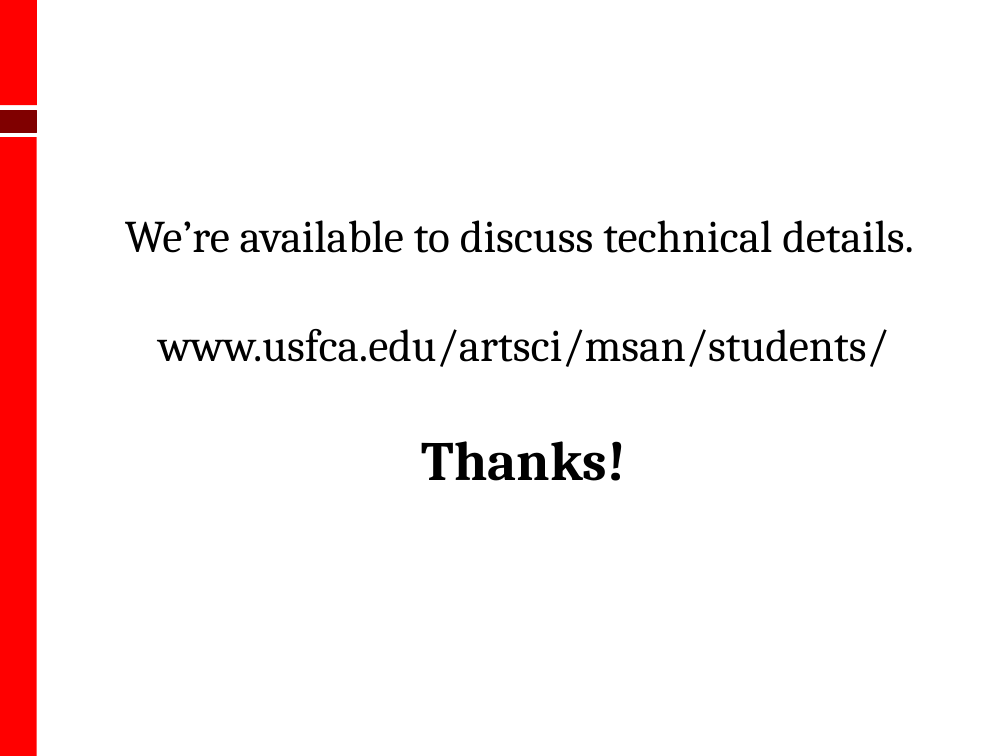
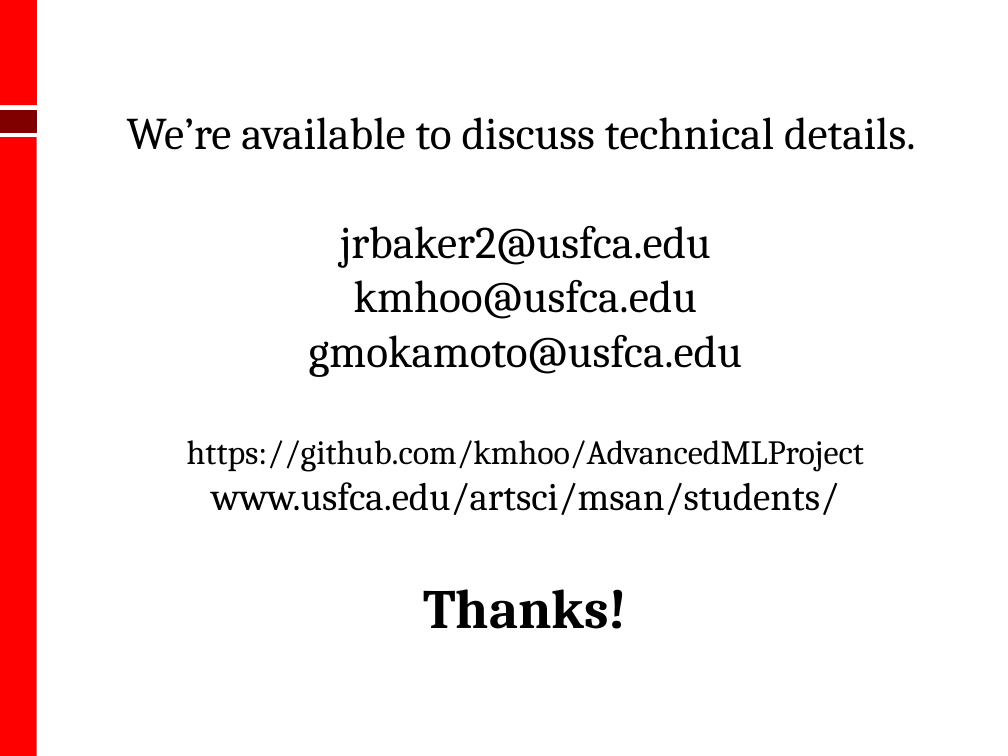
Before and after one commit to kmhoo/AdvancedMLProject, a slide deck: slide 9 of advML_final_presentation.pptx. Drawn at 1008x756 pixels with LibreOffice and Linux fonts; fonts in the diff are those of the drawing. Boxes give left, top, right and bottom in pixels: in the first picture for what was removed or moved away, otherwise in the second. Text is boxed around its words. In the diff, an @@ line names an element or a change of style, - is before the commit and + after.

Commit message:
updated title slide

```diff
--- a/advML_final_presentation.pptx
+++ b/advML_final_presentation.pptx
@@ title at box(127, 117, 916, 629): text changed @@
-We’re available to discuss technical details.
-www.usfca.edu/artsci/msan/students/
-Thanks!
+We’re available to discuss technical details.
+jrbaker2@usfca.edu
+kmhoo@usfca.edu
+gmokamoto@usfca.edu
+https://github.com/kmhoo/AdvancedMLProject
+www.usfca.edu/artsci/msan/students/
+Thanks!
```
Also in this commit, not shown: 3 other slides changed.
